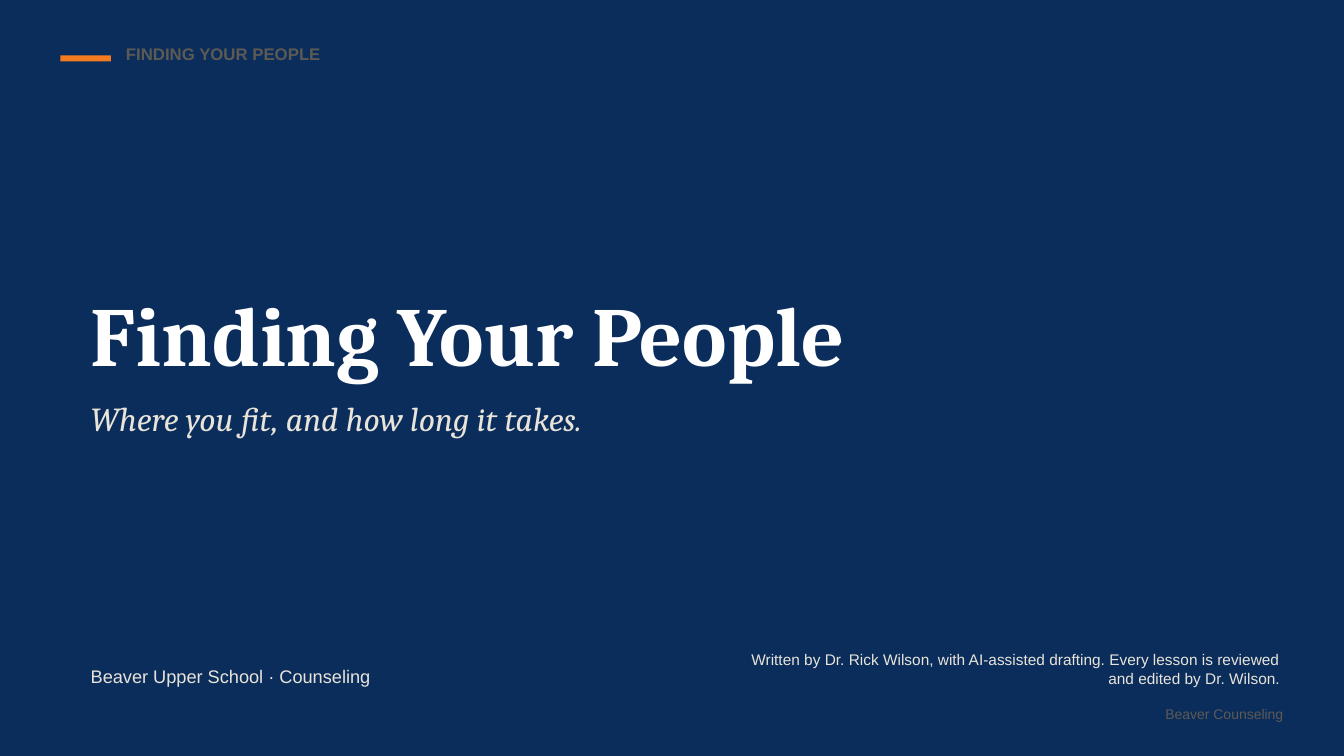
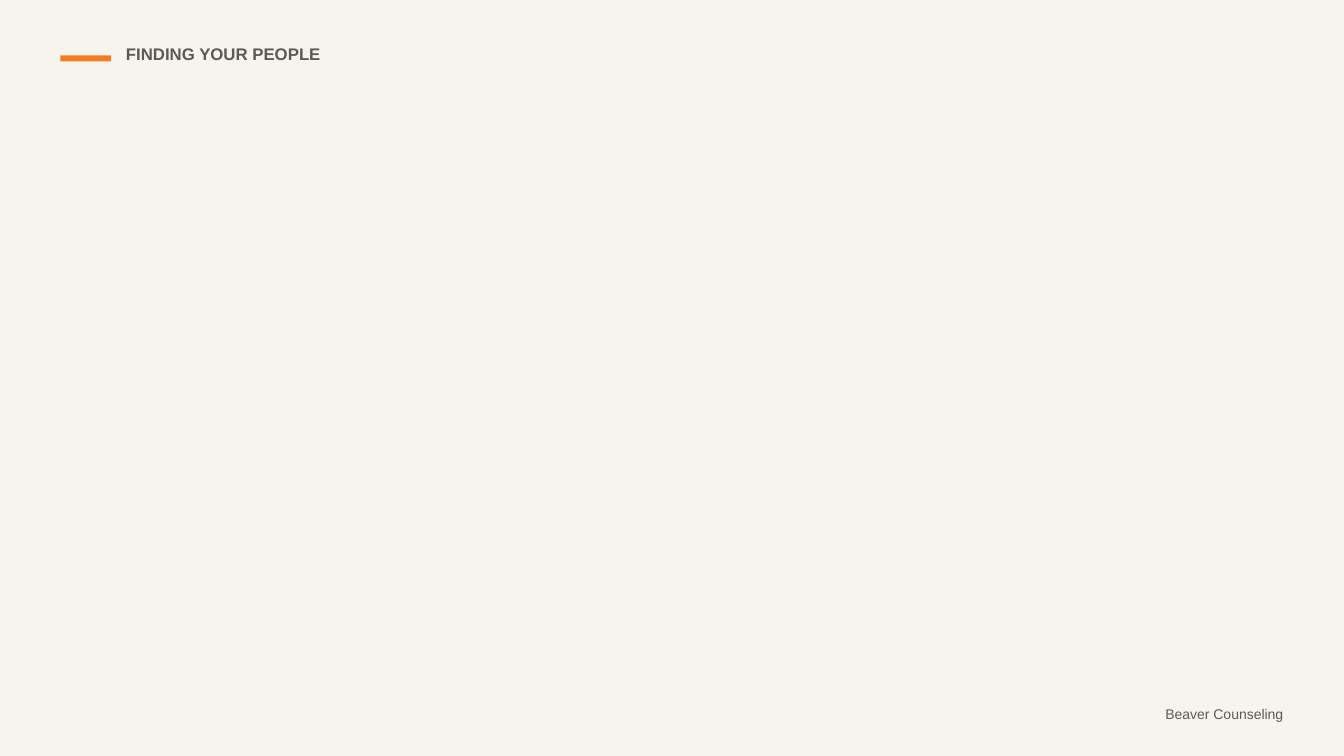
Before and after one commit to rmwtoolkit/bcds-toolkit, a slide deck: slide 2 of decks/finding-your-people-lesson-v2.pptx. Drawn at 1344x756 pixels with LibreOffice and Linux fonts; fonts in the diff are those of the drawing; background and template pictures are left out. Boxes give left, top, right and bottom in pixels: in the first picture for what was removed or moved away, otherwise in the second. Text is boxed around its words. In the diff, an @@ line names an element or a change of style, - is before the commit and + after.

```diff
--- a/decks/finding-your-people-lesson-v2.pptx
+++ b/decks/finding-your-people-lesson-v2.pptx
@@ background #0B2D5B to picture (left out) @@
@@ text removed at [91, 307, 845, 384] @@
-Finding Your People
@@ text removed at [91, 407, 582, 439] @@
-Where you fit, and how long it takes.
@@ text removed at [751, 654, 1280, 687] @@
-Written by Dr. Rick Wilson, with AI-assisted drafting. Every lesson is reviewed and edited by Dr. Wilson.
@@ text removed at [91, 669, 370, 687] @@
-Beaver Upper School · Counseling
```
Also in this commit, not shown: 9 other slides changed, 16 slides added, 4 slides removed, 2 other files.
